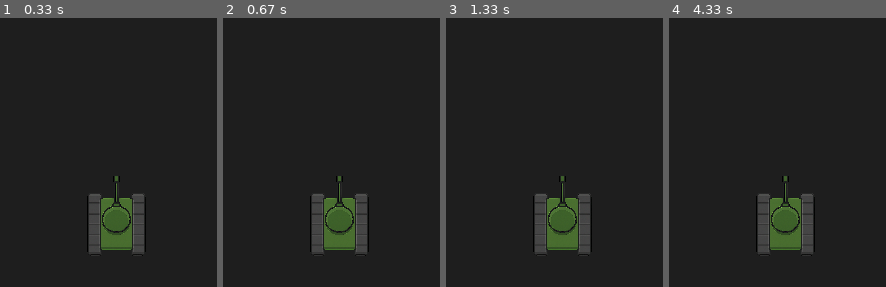
Above: before the commit, frames 1-4 (left to right).
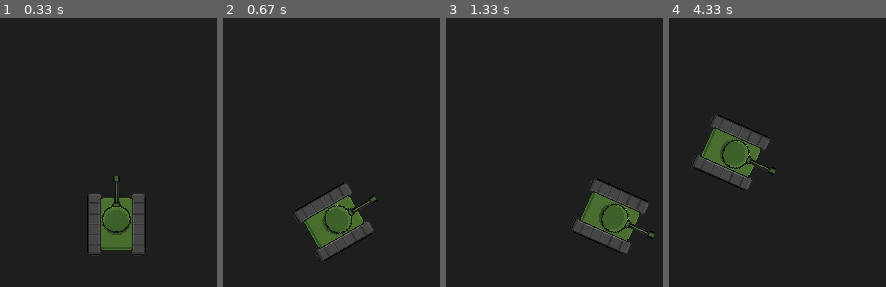
Above: after the commit, the same moments.

Repository: ViktorLamba/Tanki-pygame-
Game: pygame game, started from main.py
Two runs of this game, one before a commit and one after it. Both use one fixed random seed, a clock stepped at 60 frames per second and the inputs below.
Inputs:
- Up to frame 1 (0.33 s): no input
- Up to frame 2 (0.67 s): hold D from 0.33 s (still down)
- Up to frame 3 (1.33 s): release D at 0.8 s; hold W 0.83-1.13 s; hold D from 1.17 s (still down)
- Up to frame 4 (4.33 s): release D at 1.63 s; hold A 1.67-2.2 s; hold S 2.23-2.53 s; hold A 2.57-2.97 s; hold W 3-3.37 s; hold D 3.4-4.03 s; hold S from 4.07 s (still down)

Frame 1 is identical in both runs. In frame 2, 4.6% of the frame differs, in the area x 33-71%, y 58-91%; in frame 3, 9.0%; in frame 4, 9.8%, in the area x 10-68%, y 36-89%.

Commit message:
feat(server): no task - Добавил движение танка

Diff:
--- a/core/game.py
+++ b/core/game.py
@@ -33,7 +33,7 @@
                 self.running = False
 
     def update(self):
-        pass
+        self.all_sprites.update()  # Обновление спрайтов
 
     def draw(self):
         self.screen.fill((30, 30, 30))
--- a/objects/tank.py
+++ b/objects/tank.py
@@ -1,4 +1,5 @@
 import pygame
+import math
 import settings
 
 
@@ -7,16 +8,42 @@
     def __init__(self, x, y, image):
         super().__init__()
         original_image = pygame.image.load(image).convert_alpha()
-        self.image = pygame.transform.scale(original_image, (100, 100))
+        self.original_image = pygame.transform.scale(original_image, (100, 100))
+        self.image = self.original_image
         self.rect = self.image.get_rect(center=(x, y))
+
         self.speed = settings.TANK_SPEED
+        self.angle = 0  # Угол поворота танка
 
-    def update(self, keys):
+    def update(self):
+        keys = pygame.key.get_pressed()  # Получаем клавиши
+        if keys[pygame.K_a]:
+            self.angle += 3
+        if keys[pygame.K_d]:
+            self.angle -= 3
         if keys[pygame.K_w]:
-            self.rect.y -= self.speed
+            self.move_forward()
         if keys[pygame.K_s]:
-            self.rect.y += self.speed
-        if keys[pygame.K_a]:
-            self.rect.x -= self.speed
-        if keys[pygame.K_d]:
-            self.rect.x += self.speed
+            self.move_backward()
+        self.rotate()
+
+    def move_forward(self):
+        rad = math.radians(self.angle - 90)  # отнимаем 90 градусов для корректного направления
+        dx = math.cos(rad) * self.speed
+        dy = math.sin(rad) * self.speed
+        self.rect.centerx -= dx
+        self.rect.centery += dy
+
+    def move_backward(self):
+        rad = math.radians(self.angle - 90)  # отнимаем 90 градусов для корректного направления
+        dx = math.cos(rad) * self.speed
+        dy = math.sin(rad) * self.speed
+        self.rect.centerx += dx
+        self.rect.centery -= dy
+
+    def rotate(self):
+        # Вращение изображения
+        self.image = pygame.transform.rotate(self.original_image, self.angle)
+
+        # Сохранение центра
+        self.rect = self.image.get_rect(center=self.rect.center)
